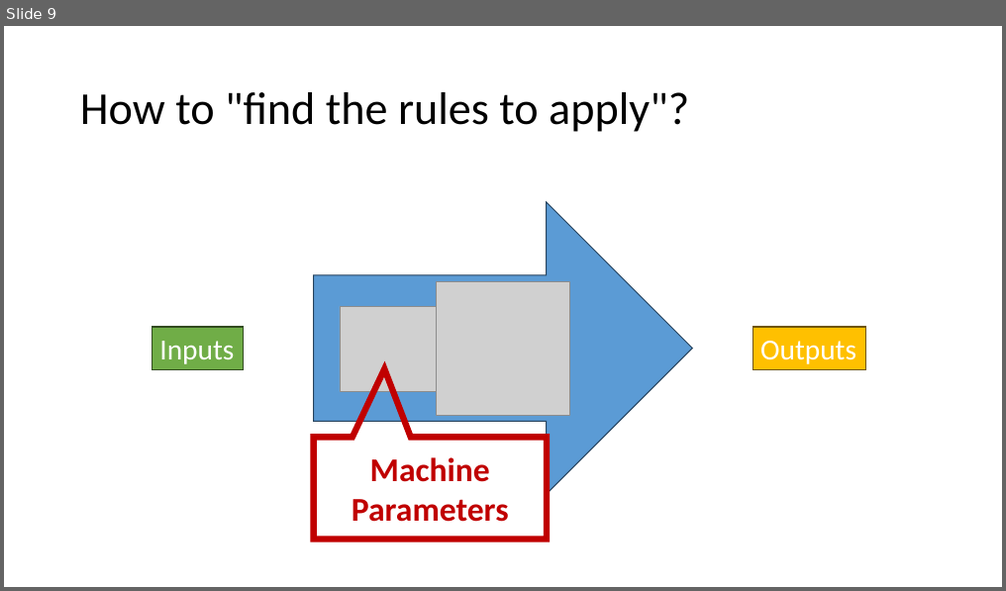
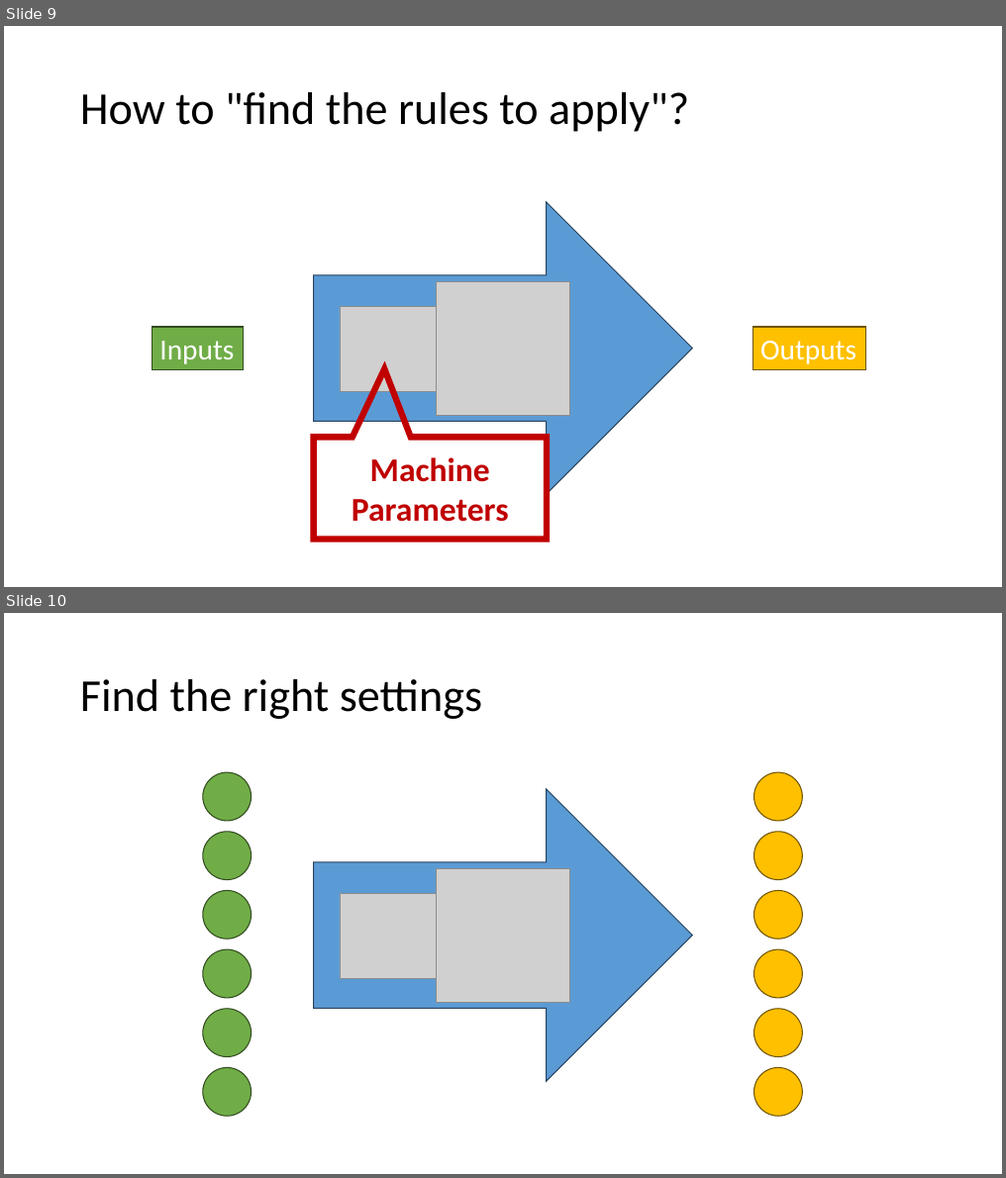
Before and after one commit to PRF-Development/DataAnalysisExtras, a slide deck: WhatIsArtificialIntelligence.pptx. Shown one above the other, each under a label of ours: slide 9 before the commit, slides 9 and 10 after it. The pictures are 1006x591 and 1006x1178 pixels, drawn with LibreOffice and Linux fonts; fonts in the diff are those of the drawing; grey boxes stand for pictures. Boxes give left, top, right and bottom in pixels: in the first picture for what was removed or moved away, otherwise in the second. Text is boxed around its words. In the diff, an @@ line names an element or a change of style, - is before the commit and + after.

Commit message:
finding settings

```diff
--- a/WhatIsArtificialIntelligence.pptx
+++ b/WhatIsArtificialIntelligence.pptx
@@ slide 10 added at [4,613,1002,1174], background #FFFFFF @@
@@ title added at [80,679,482,719], 44 pt, text #000000 @@
+Find the right settings
@@ ellipse added at [203,772,252,821], fill #70AD47, outline #314C1F 1 pt @@
@@ right arrow added at [314,789,693,1081], fill #5B9BD5, outline #28445D 1 pt @@
@@ ellipse added at [754,772,803,821], fill #FFC000, outline #705400 1 pt @@
@@ ellipse added at [203,832,252,880], fill #70AD47, outline #314C1F 1 pt @@
@@ ellipse added at [754,832,803,880], fill #FFC000, outline #705400 1 pt @@
@@ picture added at [436,869,570,1003] @@
@@ ellipse added at [203,891,252,940], fill #70AD47, outline #314C1F 1 pt @@
@@ picture added at [340,894,436,979] @@
@@ ellipse added at [754,891,803,940], fill #FFC000, outline #705400 1 pt @@
@@ ellipse added at [203,950,252,998], fill #70AD47, outline #314C1F 1 pt @@
@@ ellipse added at [754,950,803,998], fill #FFC000, outline #705400 1 pt @@
@@ ellipse added at [203,1009,252,1058], fill #70AD47, outline #314C1F 1 pt @@
@@ ellipse added at [754,1009,803,1058], fill #FFC000, outline #705400 1 pt @@
@@ ellipse added at [203,1068,252,1117], fill #70AD47, outline #314C1F 1 pt @@
@@ ellipse added at [754,1068,803,1117], fill #FFC000, outline #705400 1 pt @@
```
